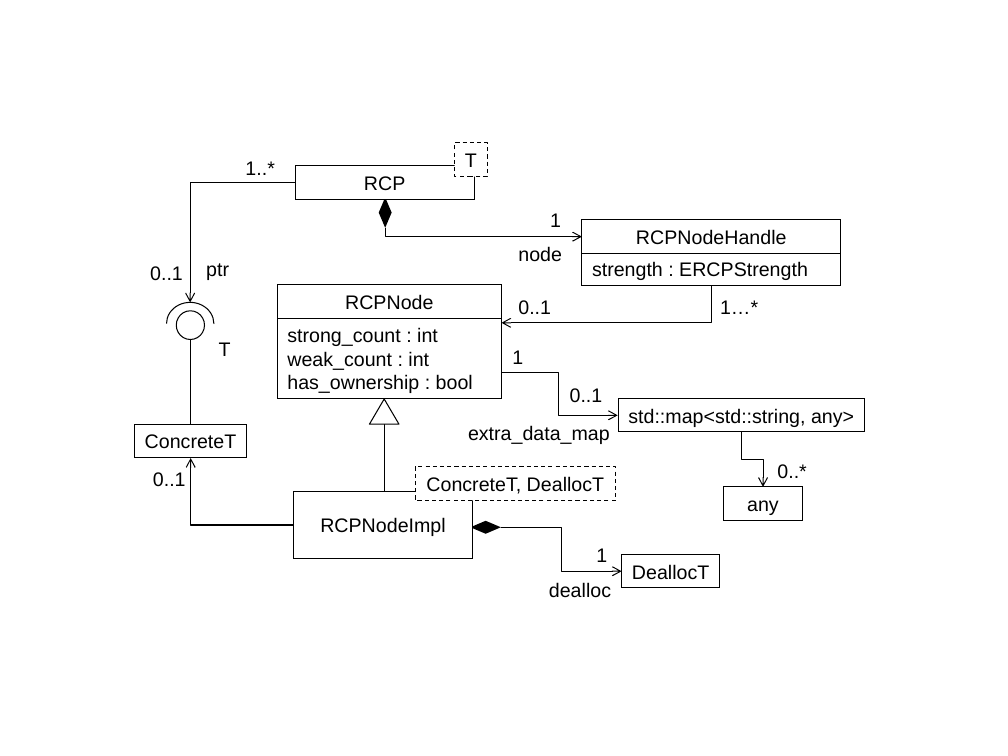
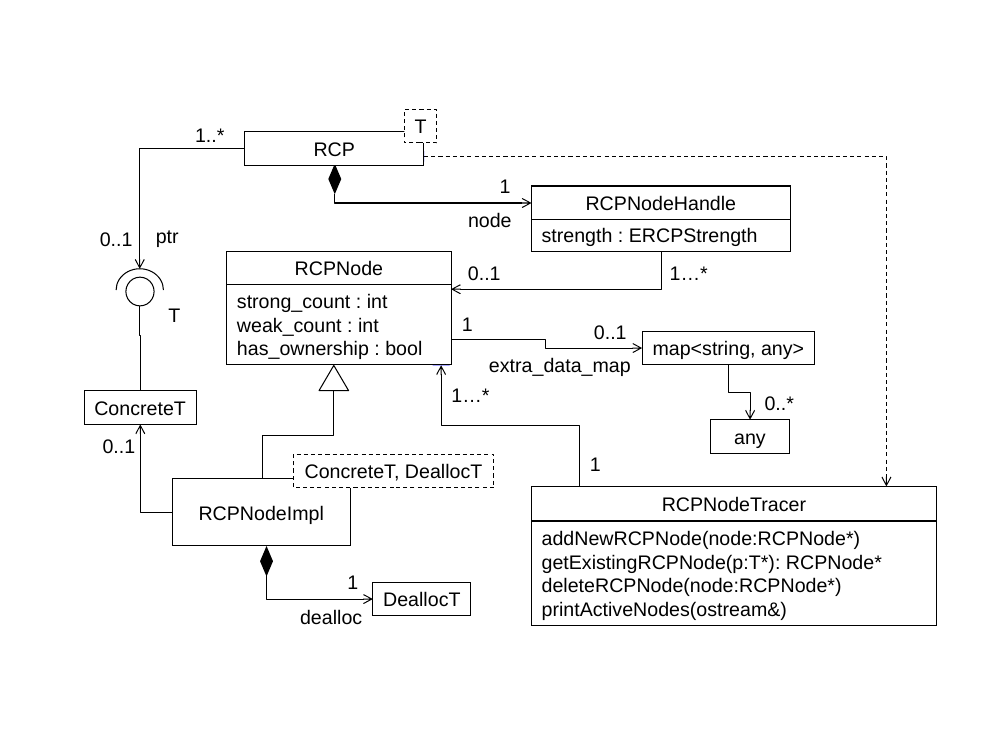
Before and after one commit to bartlettroscoe/TeuchosMMDocs, a slide deck: slide 1 of memory_management_report/TeuchosRCPDesign.ppt. Drawn at 1008x756 pixels with LibreOffice and Linux fonts; fonts in the diff are those of the drawing. Boxes give left, top, right and bottom in pixels: in the first picture for what was removed or moved away, otherwise in the second. Text is boxed around its words. In the diff, an @@ line names an element or a change of style, - is before the commit and + after.

```diff
--- a/memory_management_report/TeuchosRCPDesign.ppt
+++ b/memory_management_report/TeuchosRCPDesign.ppt
@@ rectangle added at [407, 152, 424, 162], fill #0000FF @@
@@ elbow arrow added from (424, 156) to (886, 487), #000000 0.74 pt dashed @@
@@ 10 texts, 8 rectangles, 3 elbow arrows, 2 freeform shapes, 1 triangle, 1 ellipse, 1 diamond, 1 elbow line: place and size @@
-10 texts, 8 rectangles, 3 elbow arrows, 2 freeform shapes, 1 triangle, 1 ellipse, 1 diamond, 1 elbow line at [135, 143, 841, 487]
+10 texts, 8 rectangles, 3 elbow arrows, 2 freeform shapes, 1 triangle, 1 ellipse, 1 diamond, 1 elbow line at [85, 109, 790, 454]
@@ text "0..1": place and size @@
-text "0..1" at [570, 388, 603, 403]
+text "0..1" at [594, 325, 627, 340]
@@ rectangle added at [432, 355, 449, 365], fill #0000FF @@
@@ elbow arrow added from (450, 339) to (642, 348), #000000 0.74 pt @@
@@ text "extra_data_map": place and size @@
-text "extra_data_map" at [468, 425, 610, 444]
+text "extra_data_map" at [489, 357, 631, 376]
@@ rectangle "map<string, any>": place and size @@
-rectangle "map<string, any>" at [618, 398, 865, 431]
+rectangle "map<string, any>" at [642, 332, 814, 365]
@@ text in rectangle at [653, 340, 804, 359]: text changed @@
-std::map<std::string, any>
+map<string, any>
@@ elbow arrow moved from (500, 373) - (618, 415) to (580, 487) - (442, 365) @@
@@ text added at [451, 388, 489, 402], 14 pt, text #000000 @@
+1…*
@@ elbow arrow moved from (742, 432) - (763, 487) to (729, 365) - (750, 419) @@
@@ text "0..*": place and size @@
-text "0..*" at [777, 464, 806, 479]
+text "0..*" at [765, 396, 794, 411]
@@ elbow arrow moved from (294, 525) - (191, 458) to (262, 481) - (334, 390) @@
@@ elbow arrow (262, 481) - (334, 390): elbow arrow to elbow line @@
@@ rectangle "any": place and size @@
-rectangle "any" at [723, 487, 802, 520]
+rectangle "any" at [711, 419, 790, 453]
@@ elbow arrow added from (172, 512) to (140, 424), #000000 0.74 pt @@
@@ elbow line removed from (384, 494) to (384, 424) @@
@@ text "1": place and size @@
-text "1" at [596, 548, 607, 562]
+text "1" at [590, 457, 601, 471]
@@ rectangle "RCPNodeImpl": place and size @@
-rectangle "RCPNodeImpl" at [294, 492, 473, 559]
+rectangle "RCPNodeImpl" at [172, 479, 351, 546]
@@ rectangle "ConcreteT, DeallocT": place and size @@
-rectangle "ConcreteT, DeallocT" at [415, 467, 616, 500]
+rectangle "ConcreteT, DeallocT" at [293, 455, 494, 488]
@@ rectangle added at [531, 487, 936, 520], fill #FFFFFF, outline #000000 0.74 pt, 14 pt, text #000000 @@
+RCPNodeTracer
@@ rectangle: place and size @@
-rectangle at [375, 493, 393, 503]
+rectangle at [571, 487, 588, 497]
@@ rectangle added at [877, 486, 895, 496], fill #0000FF @@
@@ diamond removed at [470, 521, 500, 534] @@
@@ elbow arrow removed from (501, 527) to (622, 572) @@
@@ rectangle added at [531, 521, 936, 626], fill #FFFFFF, outline #000000 0.74 pt, 14 pt, text #000000 @@
+addNewRCPNode(node:RCPNode*)
+getExistingRCPNode(p:T*): RCPNode*
+deleteRCPNode(node:RCPNode*)
+printActiveNodes(ostream&)
@@ diamond added at [260, 546, 273, 577], fill #000000 @@
@@ elbow arrow added from (266, 577) to (373, 599), #000000 0.74 pt @@
@@ text added at [347, 575, 358, 589], 14 pt, text #000000 @@
+1
@@ rectangle "DeallocT": place and size @@
-rectangle "DeallocT" at [622, 554, 720, 588]
+rectangle "DeallocT" at [373, 583, 471, 616]
@@ text "dealloc": place and size @@
-text "dealloc" at [549, 582, 611, 598]
+text "dealloc" at [300, 609, 362, 625]
```
Also in this commit, not shown: 7 other files.
